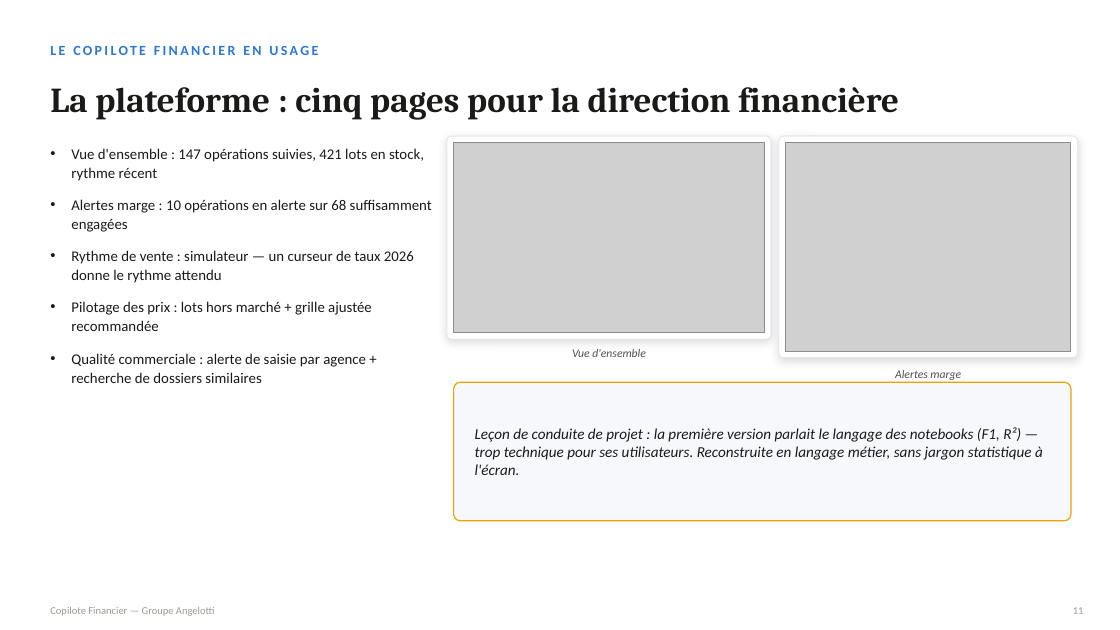
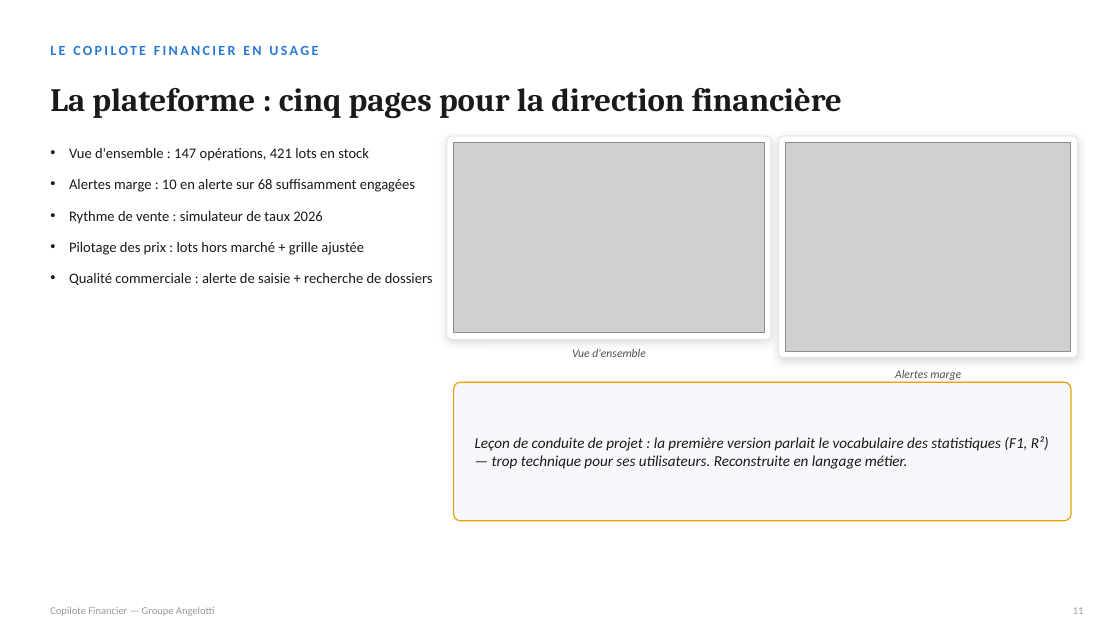
Before and after one commit to yzasmin/MemoireM2S2, a slide deck: slide 11 of soutenance_copilote_financier.pptx. Drawn at 1120x630 pixels with LibreOffice and Linux fonts; fonts in the diff are those of the drawing; grey boxes stand for pictures. Boxes give left, top, right and bottom in pixels: in the first picture for what was removed or moved away, otherwise in the second. Text is boxed around its words. In the diff, an @@ line names an element or a change of style, - is before the commit and + after.

```diff
--- a/soutenance_copilote_financier.pptx
+++ b/soutenance_copilote_financier.pptx
@@ text "La plateforme : cinq pages ..." at box(50, 88, 842, 118): size 30 to 28 pt @@
@@ text at box(69, 148, 433, 285): text changed; size 12.7 to 12.5 pt @@
-• Vue d'ensemble : 147 opérations suivies, 421 lots en stock, rythme récent
-• Alertes marge : 10 opérations en alerte sur 68 suffisamment engagées
-• Rythme de vente : simulateur — un curseur de taux 2026 donne le rythme attendu
-• Pilotage des prix : lots hors marché + grille ajustée recommandée
-• Qualité commerciale : alerte de saisie par agence + recherche de dossiers similaires
+• Vue d'ensemble : 147 opérations, 421 lots en stock
+• Alertes marge : 10 en alerte sur 68 suffisamment engagées
+• Rythme de vente : simulateur de taux 2026
+• Pilotage des prix : lots hors marché + grille ajustée
+• Qualité commerciale : alerte de saisie + recherche de dossiers
@@ text at box(475, 436, 1049, 469): text changed @@
-Leçon de conduite de projet : la première version parlait le langage des notebooks (F1, R²) — trop technique pour ses utilisateurs. Reconstruite en langage métier, sans jargon statistique à l'écran.
+Leçon de conduite de projet : la première version parlait le vocabulaire des statistiques (F1, R²) — trop technique pour ses utilisateurs. Reconstruite en langage métier.
```
Also in this commit, not shown: 7 other slides changed, 4 slides added, 4 slides removed, 3 other files.
